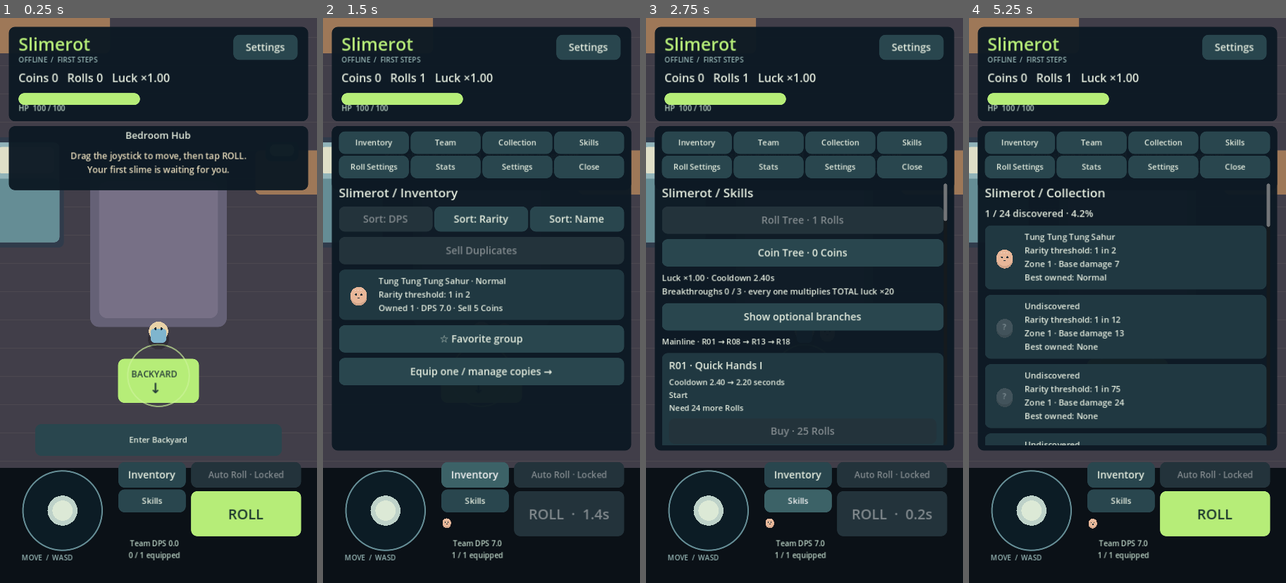
Above: before the commit, frames 1-4 (left to right).
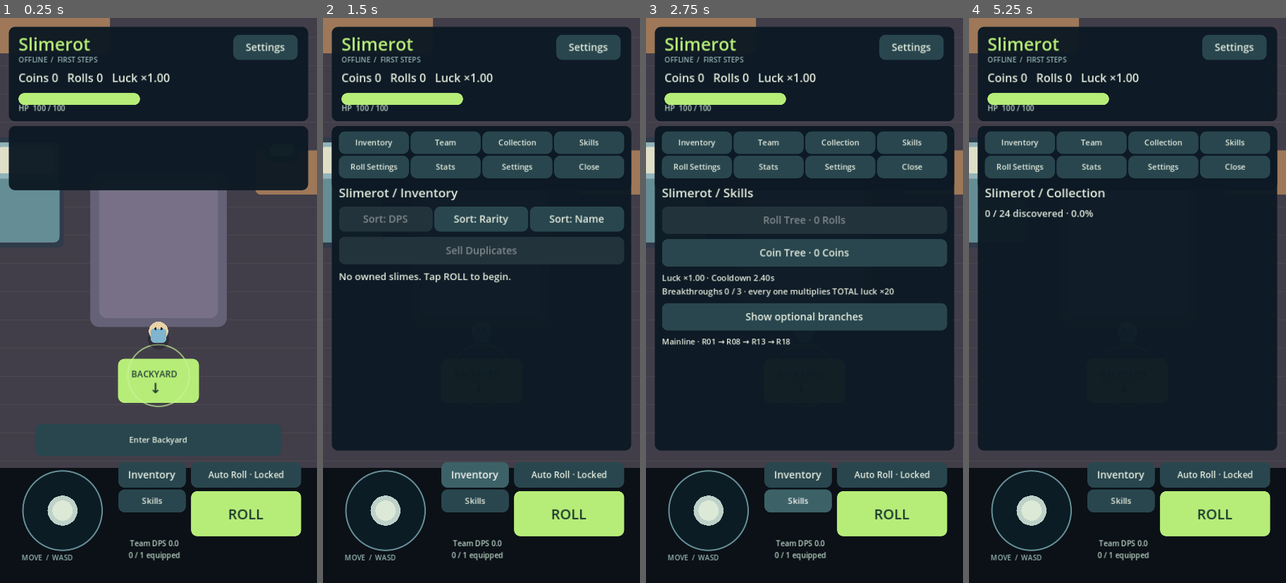
Above: after the commit, the same moments.

Repository: kristijannema-ai/Slimerot
Game: Godot game, scene res://scenes/Slimerot.tscn
The game is run twice, just before and just after one commit, with the same random seed, the same clock (stepped at 60 frames per second) and the same inputs.
Inputs (mouse positions are in pixels of both pictures, inside the frame that each line leads up to):
- Up to frame 1 (0.25 s): no input
- Up to frame 2 (1.5 s): click "ROLL" at 0.5 s; click "Inventory" at 1.25 s
- Up to frame 3 (2.75 s): click "Skills" at 2 s
- Up to frame 4 (5.25 s): click (1216, 475) at 2.75 s, where only the run after the commit has a clickable "Auto Roll · Locked"; click "Inventory" at 3.5 s; click "Team" at 4.25 s; click "Collection" at 5 s

The runs differ from the first frame. In frame 1, 1.1% of the frame differs, in the area x 22-90%, y 20-82%; in frame 2, 20%; in frame 3, 18%; in frame 4, 32%, in the area x 5-96%, y 9-96%.
Error after the commit: Parse Error: Cannot find member "EARLY_STRUCTURES" in base "SlimerotBalance". (res://scripts/data/SlimerotData.gd:74)

Commit message:
Slimerot stage 6: scripts/data/SlimerotBalance.gd

Diff:
--- a/scripts/data/SlimerotBalance.gd
+++ b/scripts/data/SlimerotBalance.gd
@@ -1,7 +1,7 @@
 class_name SlimerotBalance
 extends RefCounted
 
-const SCHEMA_VERSION := 5
+const SCHEMA_VERSION := 6
 const MAX_SLOTS := 5
 const PLAYER_HP := 100.0
 const MOVE_SPEED := 180.0
@@ -29,7 +29,6 @@
 # Slimerot fixed campaign enemy data lives in SlimerotCampaign.
 const STARTER_DAMAGE := 7.0
 const STARTER_SELL := 5
-const EARLY_STRUCTURES := [["skill_tree_shrine", 25, "skill_tree"], ["sell_terminal", 75, "sell_duplicates"]]
 const BACKYARD_GATE_KILLS := 12
 const BACKYARD_GATE_COINS := 150
 const INTERACT_RANGE := 110.0
